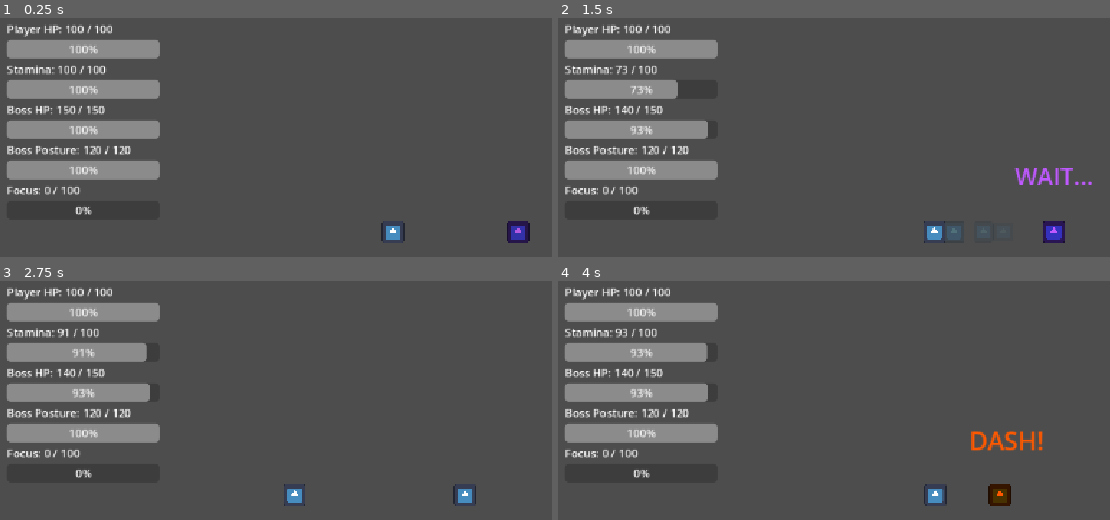
Above: before the commit, frames 1-4 (two rows, left to right).
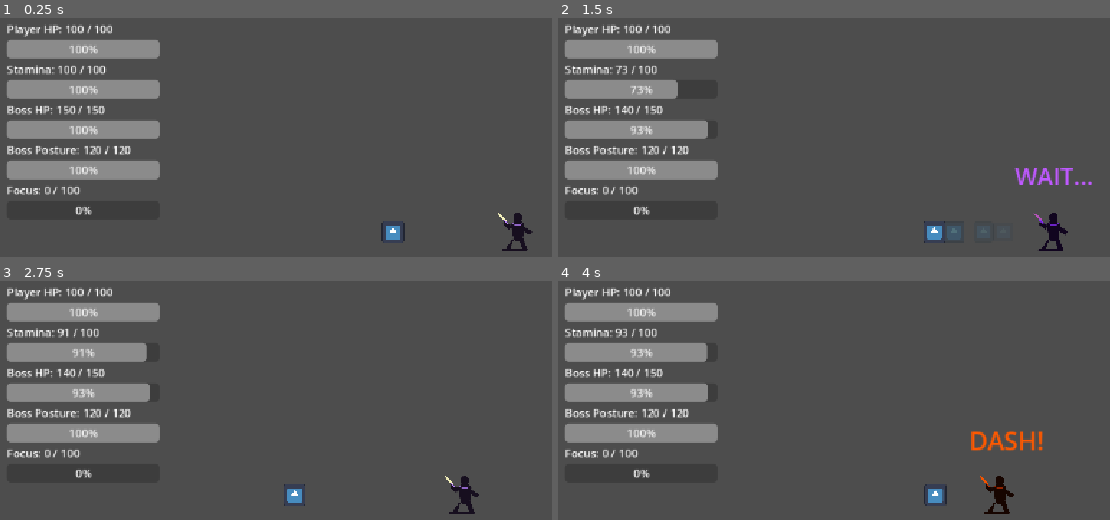
Above: after the commit, the same moments.

Repository: shanwinder/lastblade
Game: Godot game, scene res://scenes/main/BossBrokenMaster.tscn
Two runs of this game, one before a commit and one after it. Both use one fixed random seed, a clock stepped at 60 frames per second and the inputs below. The engine's default icon, where the game draws it, is replaced by a stand-in: a white triangle on a blue panel in a dark square.
Inputs:
- Up to frame 1 (0.25 s): no input
- Up to frame 2 (1.5 s): hold Right (ui_right) 0.53-1.28 s; tap A (attack) at 0.6 s; hold Left (ui_left) from 1.28 s (still down); tap S (dash) at 1.35 s
- Up to frame 3 (2.75 s): release Left (ui_left) at 2.03 s; hold Right (ui_right) from 2.03 s (still down); tap D (parry) at 2.1 s
- Up to frame 4 (4 s): tap R at 2.85 s; release Right (ui_right) at 3.53 s; hold Left (ui_left) from 3.53 s (still down); tap A (attack) at 3.6 s

The runs differ from the first frame. In frame 1, 0.5% of the frame differs, in the area x 90-97%, y 81-98%; in frame 2, 0.5%, in the area x 86-93%, y 81-98%; in frame 3, 0.4%; in frame 4, 0.5%.

Commit message:
feat: use boss silhouette in boss scene

Diff:
--- a/last-blade-trial/scenes/bosses/BossBrokenMaster.tscn
+++ b/last-blade-trial/scenes/bosses/BossBrokenMaster.tscn
@@ -1,7 +1,7 @@
-[gd_scene format=3 uid="uid://cjj8b0p4bdtye"]
+[gd_scene format=3]
 
-[ext_resource type="Script" uid="uid://4532dbf3gmai" path="res://BossBrokenMaster.gd" id="1_n16ad"]
-[ext_resource type="Texture2D" uid="uid://7jrmvjfqe2ag" path="res://icon.svg" id="2_5ids1"]
+[ext_resource type="Script" path="res://BossBrokenMaster.gd" id="1_n16ad"]
+[ext_resource type="Texture2D" path="res://assets/sprites/boss_broken_master_silhouette.svg" id="2_5ids1"]
 
 [sub_resource type="RectangleShape2D" id="RectangleShape2D_ifqgg"]
 size = Vector2(64, 64)
@@ -12,25 +12,24 @@
 [sub_resource type="RectangleShape2D" id="RectangleShape2D_5q3e4"]
 size = Vector2(75, 50)
 
-[node name="BossBrokenMaster" type="CharacterBody2D" unique_id=631216959]
+[node name="BossBrokenMaster" type="CharacterBody2D"]
 script = ExtResource("1_n16ad")
 
-[node name="Sprite2D" type="Sprite2D" parent="." unique_id=832055061]
-modulate = Color(0.7014107, 0.3491902, 0.8808251, 1)
+[node name="Sprite2D" type="Sprite2D" parent="."]
 scale = Vector2(0.25, 0.25)
 texture = ExtResource("2_5ids1")
 
-[node name="CollisionShape2D" type="CollisionShape2D" parent="." unique_id=114168782]
+[node name="CollisionShape2D" type="CollisionShape2D" parent="."]
 shape = SubResource("RectangleShape2D_ifqgg")
 
-[node name="Hurtbox" type="Area2D" parent="." unique_id=1730137929]
+[node name="Hurtbox" type="Area2D" parent="."]
 
-[node name="CollisionShape2D" type="CollisionShape2D" parent="Hurtbox" unique_id=880521421]
+[node name="CollisionShape2D" type="CollisionShape2D" parent="Hurtbox"]
 shape = SubResource("RectangleShape2D_g58pq")
 
-[node name="AttackHitbox" type="Area2D" parent="." unique_id=1508724340]
+[node name="AttackHitbox" type="Area2D" parent="."]
 position = Vector2(-55, 0)
 
-[node name="CollisionShape2D" type="CollisionShape2D" parent="AttackHitbox" unique_id=930818321]
+[node name="CollisionShape2D" type="CollisionShape2D" parent="AttackHitbox"]
 shape = SubResource("RectangleShape2D_5q3e4")
 disabled = true
